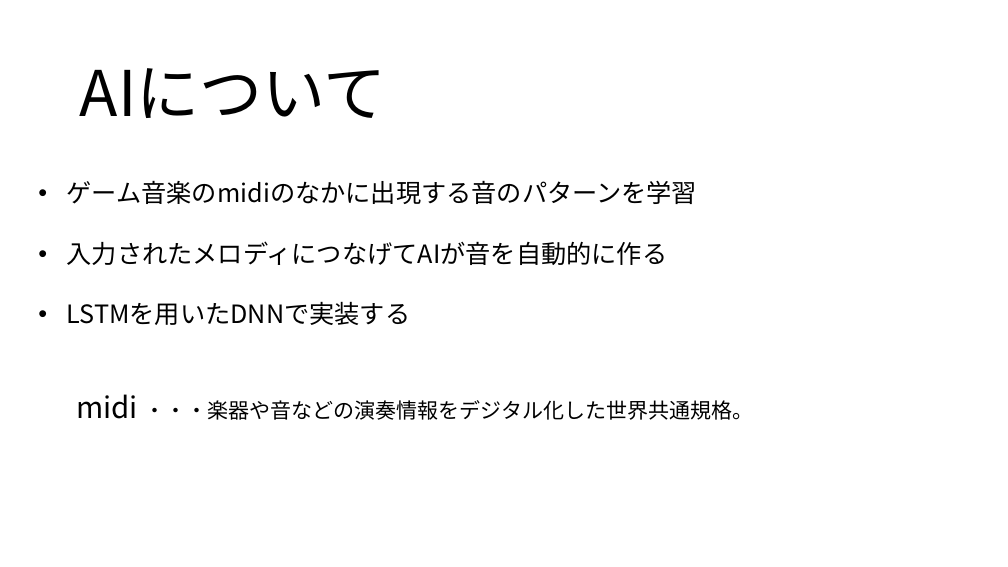
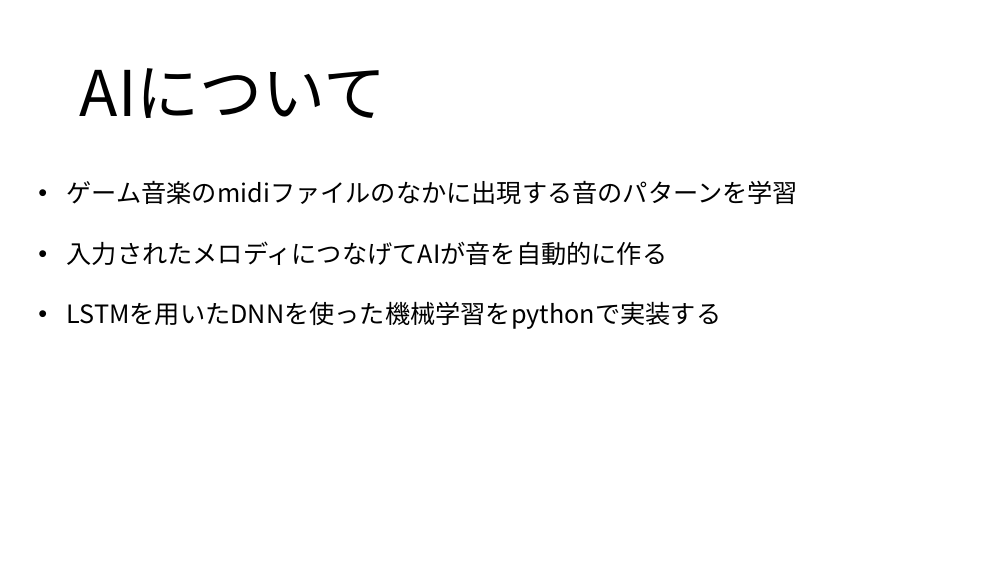
Before and after one commit to yoshitake266/bitComposer_prj, a slide deck: slide 13 of presentation/bit Composer.pptx (slide 12 before the commit). Drawn at 1008x567 pixels with LibreOffice and Linux fonts; fonts in the diff are those of the drawing. Boxes give left, top, right and bottom in pixels: in the first picture for what was removed or moved away, otherwise in the second. Text is boxed around its words. In the diff, an @@ line names an element or a change of style, - is before the commit and + after.

```diff
--- a/presentation/bit Composer.pptx
+++ b/presentation/bit Composer.pptx
@@ text at box(67, 180, 798, 204): text changed @@
-• ゲーム音楽のmidiのなかに出現する音のパターンを学習
+• ゲーム音楽のmidiファイルのなかに出現する音のパターンを学習
@@ text at box(67, 301, 722, 329): text changed; size 20 to 24 pt @@
-• LSTMを用いたDNNで実装する
-  midi ・・・楽器や音などの演奏情報をデジタル化した世界共通規格。
+• LSTMを用いたDNNを使った機械学習をpythonで実装する
```
Also in this commit, not shown: 4 other slides changed, 1 slide added, 1 other file.
